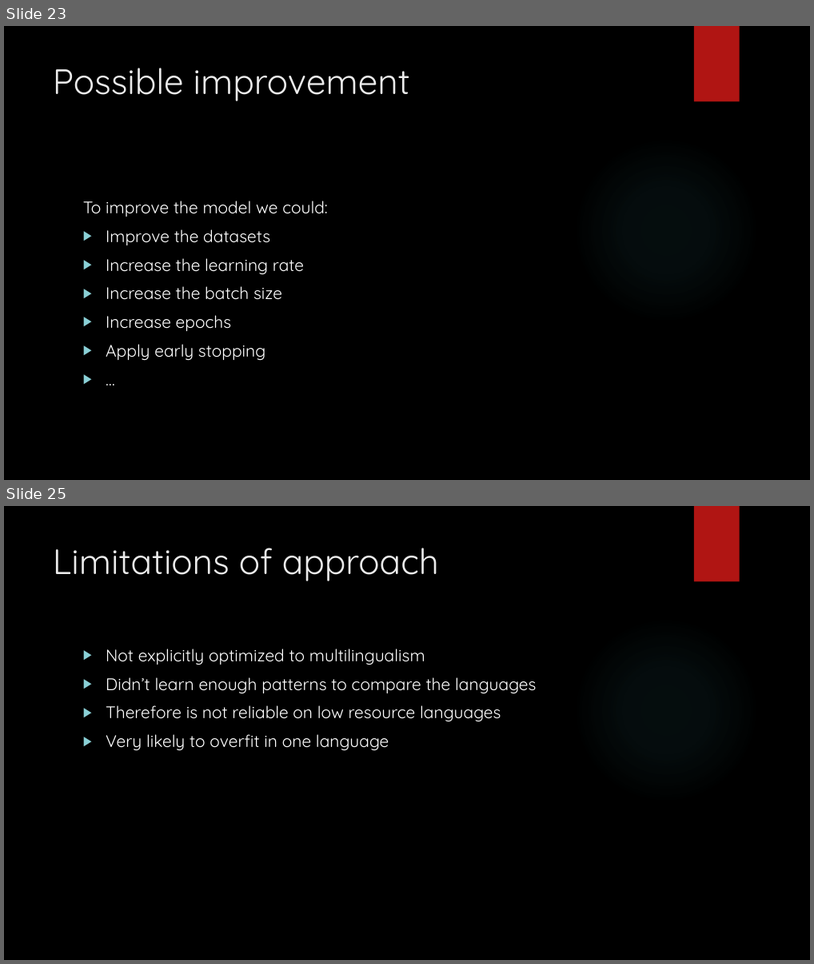
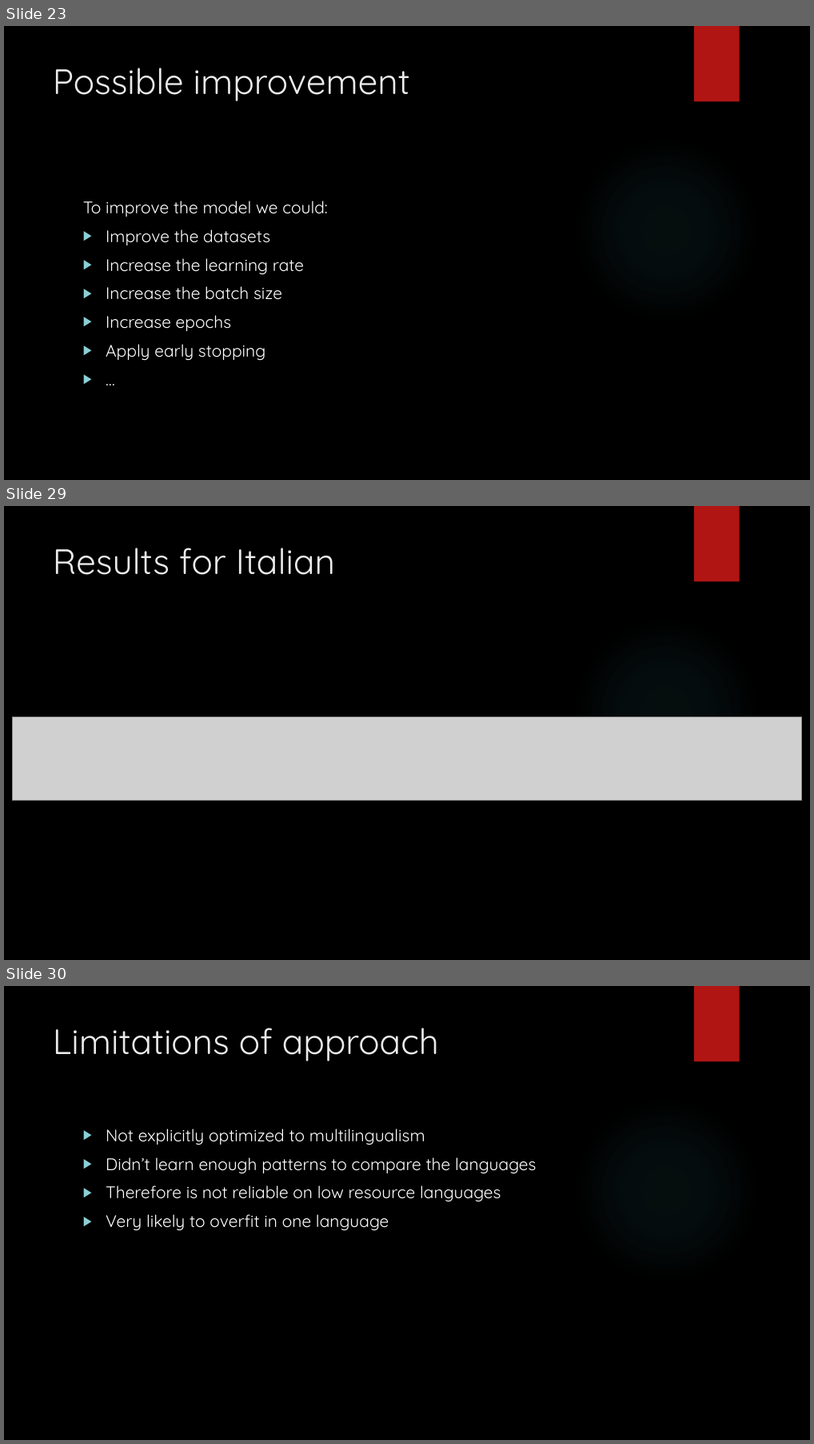
Before and after one commit to Beabir/TaskModule4_MNER, a slide deck: CAS NLP Module 4_jd_bb.pptx. Shown one above the other, each under a label of ours: slides 23 and 25 before the commit, slides 23, 29 and 30 after it; the slides between them are not shown. The pictures are 814x964 and 814x1444 pixels, drawn with LibreOffice and Linux fonts; fonts in the diff are those of the drawing; grey boxes stand for pictures; background and template pictures are left out. Boxes give left, top, right and bottom in pixels: in the first picture for what was removed or moved away, otherwise in the second. Text is boxed around its words. In the diff, an @@ line names an element or a change of style, - is before the commit and + after.

```diff
--- a/CAS NLP Module 4_jd_bb.pptx
+++ b/CAS NLP Module 4_jd_bb.pptx
@@ slide 29 added at <box>4,506,810,960</box>, background picture (left out); not listed: 2 template elements that a slide beside it also shows @@
@@ title added at <box>53,548,335,575</box>, 42 pt, text #EBEBEB @@
+Results for Italian
@@ picture added at <box>13,717,802,800</box> @@
@@ what was slide 25 is now slide 30 @@
```
Also in this commit, not shown: 3 slides changed, 4 other slides added, 1 other file.
